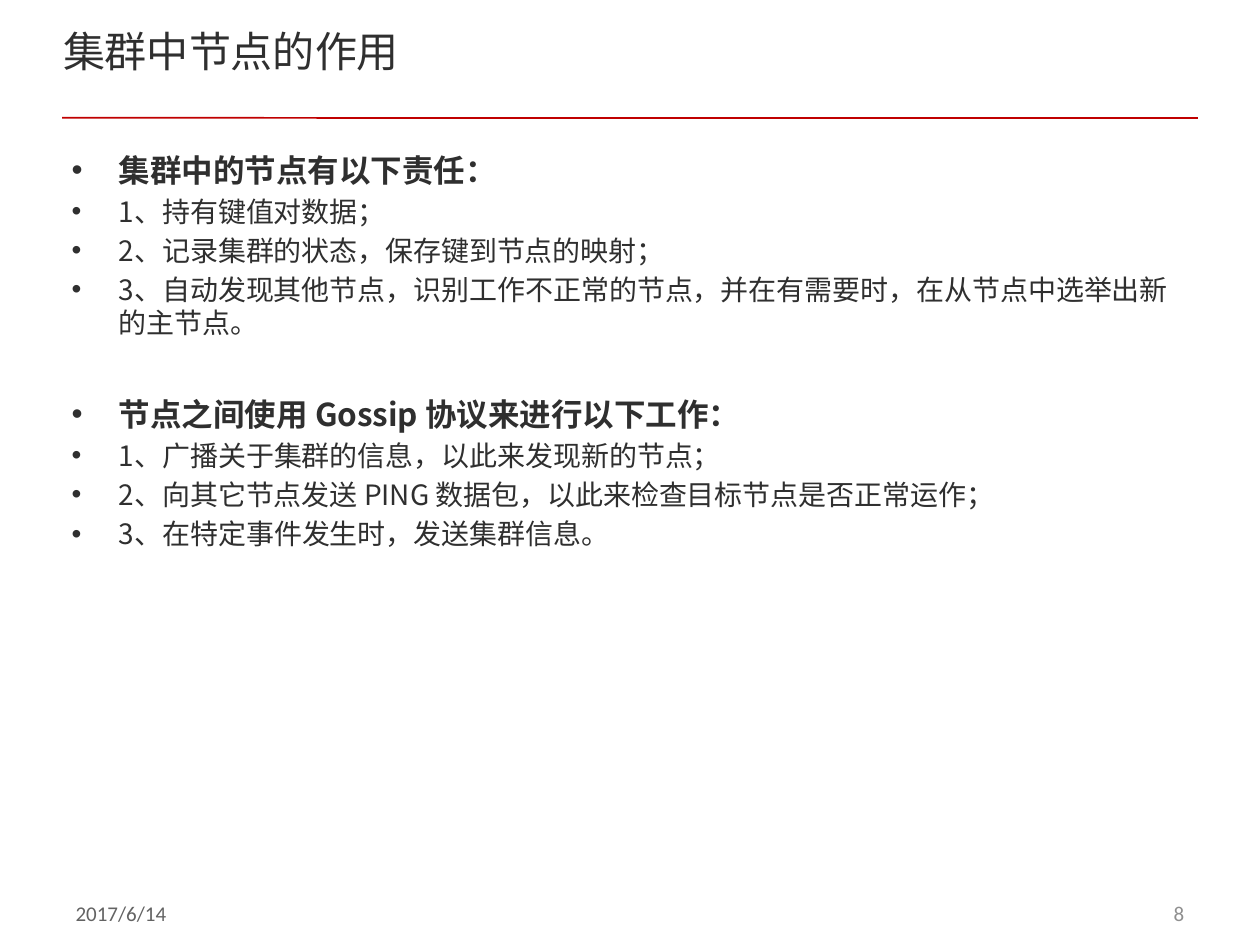
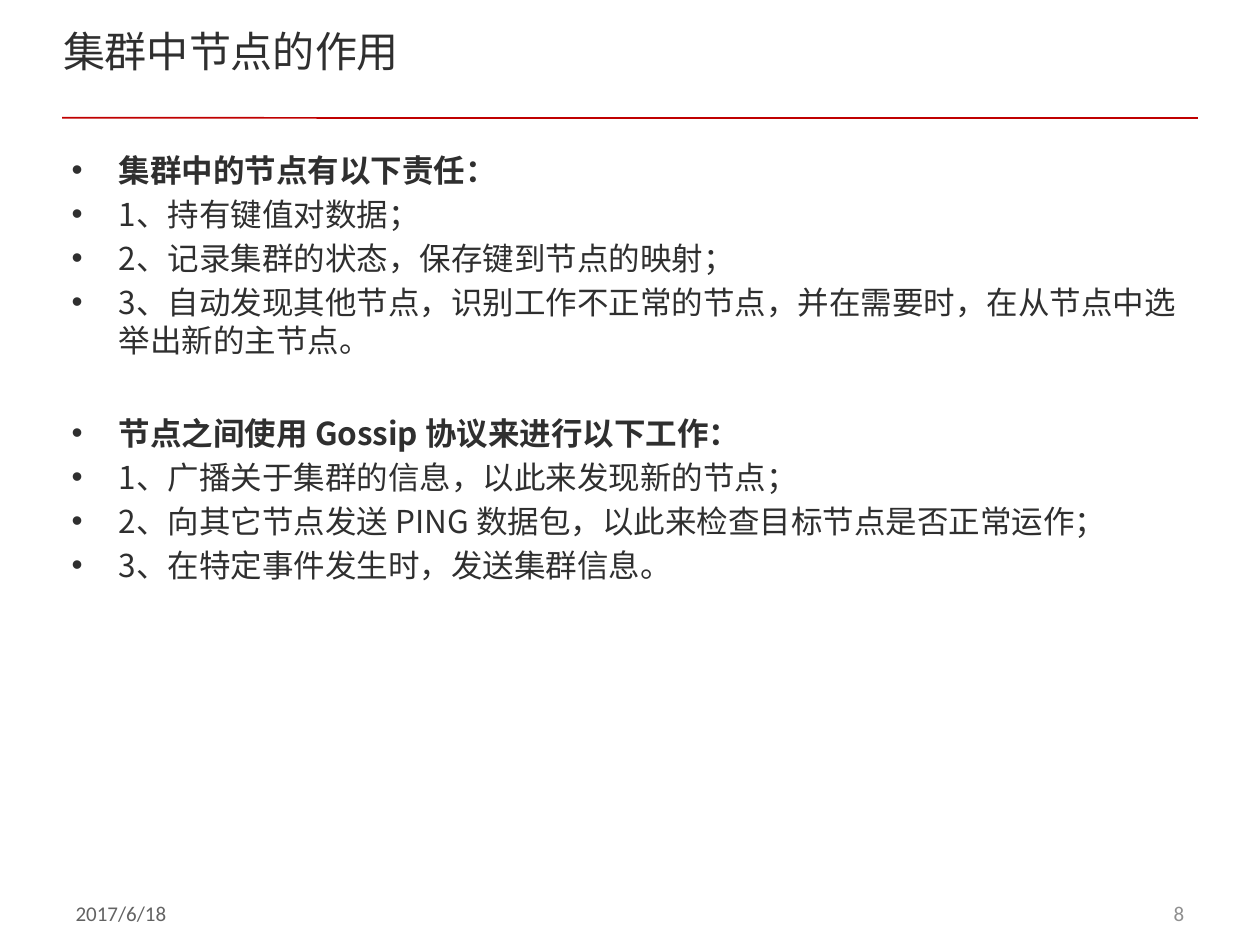
Before and after one commit to acl-dev/acl, a slide deck: slide 8 of doc/redis_cluster.pptx. Drawn at 1260x945 pixels with LibreOffice and Linux fonts; fonts in the diff are those of the drawing; background and template pictures are left out. Boxes give left, top, right and bottom in pixels: in the first picture for what was removed or moved away, otherwise in the second. Text is boxed around its words. In the diff, an @@ line names an element or a change of style, - is before the commit and + after.

```diff
--- a/doc/redis_cluster.pptx
+++ b/doc/redis_cluster.pptx
@@ text at box(119, 199, 1106, 580): size 16 to 18 pt in "1、持有键值对数据；", "2、记录集群的状态，保存键到节点的映射；", "1、广播关于集群的信息，以此来发现新的节点；", "2、向其它节点发送 PING 数据包，以此来检查目标节点是否正常运作；" and 1 more places @@
@@ text at box(119, 287, 1176, 355): text changed; size 16 to 18 pt @@
-• 3、自动发现其他节点，识别工作不正常的节点，并在有需要时，在从节点中选举出新的主节点。
+• 3、自动发现其他节点，识别工作不正常的节点，并在需要时，在从节点中选举出新的主节点。
@@ text at box(76, 906, 167, 922): text changed @@
-2017/6/14
+2017/6/18
```
Also in this commit, not shown: 16 other slides changed, 7 slides added, 1 slide removed.
